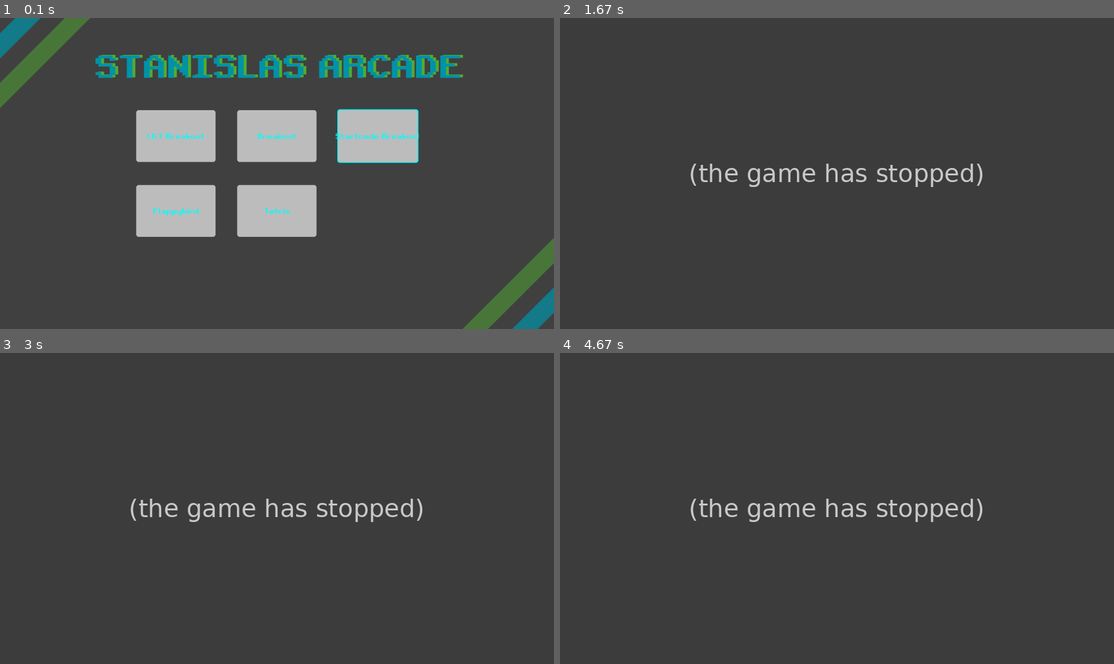
Above: before the commit, frames 1-4 (two rows, left to right).
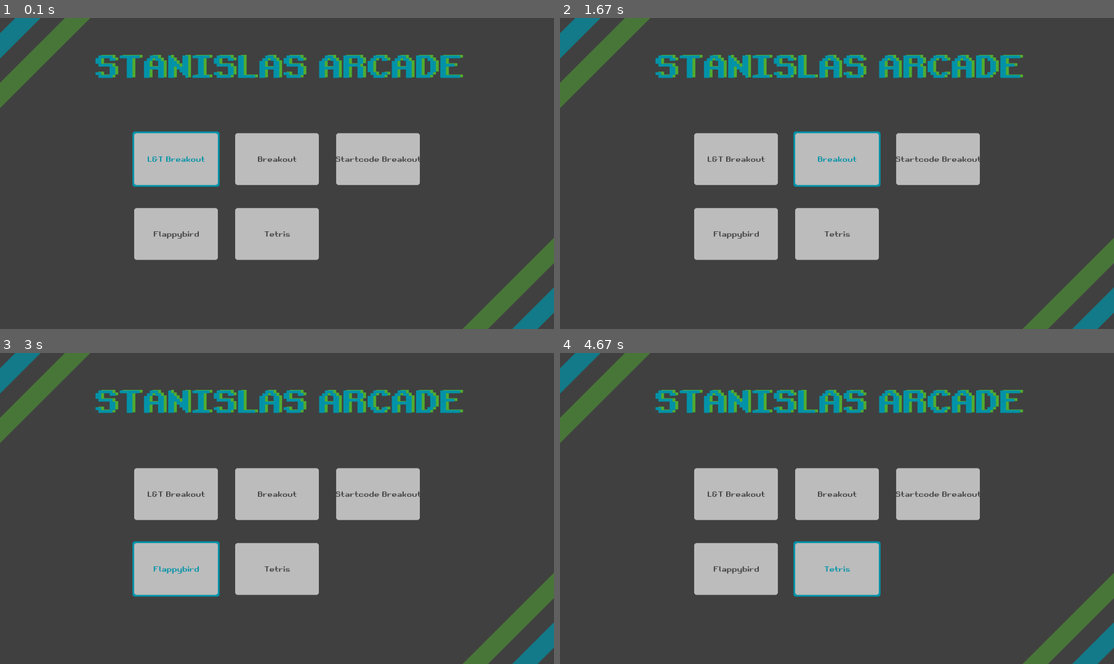
Above: after the commit, the same moments.

Repository: informaticascw/arcade
Game: pygame game, started from src/menu/main.py
The game is run twice, just before and just after one commit, with the same random seed, the same clock (stepped at 60 frames per second) and the same inputs.
Inputs:
- Up to frame 1 (0.1 s): no input
- Up to frame 2 (1.67 s): hold D 0.33-0.8 s; hold Q 0.83-1.13 s; hold W 0.83-1.13 s; hold W 1.17-1.47 s; hold D from 1.5 s (still down)
- Up to frame 3 (3 s): release D at 1.97 s; hold A 2-2.53 s; hold S 2.57-2.87 s; hold A from 2.9 s (still down)
- Up to frame 4 (4.67 s): release A at 3.3 s; hold W 3.33-3.7 s; hold D 3.73-4.37 s; hold S from 4.4 s (still down)

The runs differ from the first frame. In frame 1, 12% of the frame differs, in the area x 23-76%, y 29-78%; in frame 2, 19%; in frame 3, 19%, in the area x 0-100%, y 0-100%; in frame 4, 19%.
Error before the commit: ValueError: [3, 0] is not in list (Slide.py line 48); the game stopped at 0.33 s (later frames are placeholders)

Commit message:
fix game launch code and restricted hovering movement to not go out of bounds

Diff:
--- a/src/menu/components/Slide.py
+++ b/src/menu/components/Slide.py
@@ -1,5 +1,6 @@
 import pygame as pg
 
+from util.constants import Constants
 from components import ComponentCollection
 from components.gui import Button
 from components.effects import Outline
@@ -18,38 +19,38 @@
         self.components = ComponentCollection(
             buttons=[
                 Button(
-                rect=pg.Rect(game_positions[index][0] * 350 + 4, game_positions[index][1] * 260 + 4, 275, 180),
+                rect=pg.Rect(game_positions[index][0] * 350 + 6, game_positions[index][1] * 260 + 6, 290, 180),
                 borderRadius=8,
                 text=game.name,
                 background=pg.Color("gray"),
-                color=pg.Color("aqua"),
+                color=pg.Color(Constants.COLOR_DARK),
                 action=start_game,
                 args=[game.entrypoint],
                 hover=False,
-                outline=Outline(pg.Color("aqua"), 3)
+                outline=Outline(Constants.COLOR_PRIMARY, 6)
             ) for index, game in enumerate(batch)
             ]
         )
 
-        x, y, w, h = pg.Rect(game_positions[5][0] * 350, game_positions[5][1] * 260, 275, 180)
-        self.surface = pg.Surface((x+w + 8, y+h + 8))
+        x, y, w, h = pg.Rect(game_positions[5][0] * 350, game_positions[5][1] * 260, 290, 180)
+        self.surface = pg.Surface((x+w + 12, y+h + 12))
         self.surface.set_colorkey((0, 0, 0))
 
     def render(self, surface:pg.Surface):
         size = surface.get_size()
         self_size = self.surface.get_size()
 
-        surface.blit(self.surface, (size[0] / 2 - self_size[0] / 2, size[1] / 2 - self_size[1] / 2))
+        surface.blit(self.surface, (size[0] / 2 - self_size[0] / 2, size[1] / 2 - self_size[1] / 2 + 80))
 
     def update(self):
+        self.surface.fill((0, 0, 0))
+
         for btn in self.components.buttons:
             btn.hoverStatus = False
 
         ind = game_positions.index(self.menu.selection)
         self.components.buttons[ind].hoverStatus = True
 
-
         for btn in self.components.buttons:
-            print(btn.hoverStatus)
             btn.update()
             btn.draw(self.surface)
--- a/src/menu/components/gui/Button.py
+++ b/src/menu/components/gui/Button.py
@@ -23,6 +23,7 @@
         self.text = text
         self.background = background
         self.color = color
+        self.originalColor = color
         self.borderRadius = borderRadius
         self.action = action
         self.args = args
@@ -50,6 +51,9 @@
             pg.draw.rect(surface, self.background, self.rect, border_radius=self.borderRadius)
 
             if self.text:
+                if self.hoverStatus:
+                    self.color = Constants.COLOR_PRIMARY
+                else: self.color = self.originalColor
                 if isinstance(self.text, components.gui.Text):
                     self.text.draw(surface)
                 else:
--- a/src/menu/events/handler.py
+++ b/src/menu/events/handler.py
@@ -27,27 +27,52 @@
                     self.eventKeydown(event)
 
     def eventKeydown(self, event) -> None:
+        sel = self.menu.selection
+        slide = self.menu.slides[self.menu.slideIndex]
+
+        newSelection = list(self.menu.selection)
+
         match event.key:
             case pg.K_ESCAPE:
+                self.menu.running = False
                 data.save()
                 pg.quit()
             case pg.K_w:
-                print("W")
-                self.menu.selection[1] -= 1
+                newSelection[1] -= 1
             case pg.K_a:
-                print("A")
-                self.menu.selection[0] -= 1
+                newSelection[0] -= 1
             case pg.K_s:
-                print("S")
-                self.menu.selection[1] += 1
+                newSelection[1] += 1
             case pg.K_d:
-                print("D")
-                self.menu.selection[0] += 1
+                newSelection[0] += 1
             case pg.K_q:
-                sel = self.menu.selection
-                slide = self.menu.slides[self.menu.slideIndex]
+                index = game_positions.index(sel)
 
-                index = game_positions.index(sel)
-                print(index, slide.batch[index])
-                if slide.batch[index]:
-                    start_game(slide.batch[index].entrypoint)
+                try:
+                    slide.components.buttons[index].run()
+                except:
+                    pass
+
+
+        print(newSelection)
+        if newSelection in game_positions:
+            print(game_positions.index(newSelection), len(slide.batch))
+            if -1 < game_positions.index(newSelection) < len(slide.batch):
+                self.menu.selection = newSelection
+            else:
+                # Selection is out of bounds
+
+                if len(self.menu.slides) == 1:
+                    return
+
+                if newSelection[0] > self.menu.selection[0]:
+                    if self.menu.slideIndex + 1 > len(self.menu.slides) - 1:
+                        self.menu.slideIndex = 0
+                    else:
+                        self.slideIndex += 1
+
+                if newSelection[0] > self.menu.selection[0]:
+                    if self.menu.slideIndex - 1 < 0:
+                        self.menu.slideIndex = len(self.menu.slides)[-1]
+                    else:
+                        self.slideIndex -= 1
--- a/src/menu/main.py
+++ b/src/menu/main.py
@@ -24,7 +24,7 @@
 		self.running = True
 
 		self.slideIndex = 0
-		self.selection = [2, 0]
+		self.selection = [0, 0]
 
 		self.games = fetchGames()
 
@@ -46,14 +46,14 @@
 			self.render()
 
 			# Stop the cursor from rendering
-			# pg.mouse.set_visible(False)
+			pg.mouse.set_visible(False)
 
 			pg.display.update()
 			self.clock.tick(Constants.FPS)
 
 	def render(self):
 		# Clear the screen
-		self.screen.fill("black")
+		self.screen.fill((0, 0, 0))
 		self.screen.blit(self.background, (0, 0))
 		self.header.draw(self.screen)
 
--- a/src/util/constants.py
+++ b/src/util/constants.py
@@ -4,9 +4,9 @@
 class Constants:
     RESOLUTION:tuple = (1920, 1080)
     FPS:int = 100
-    # DISPLAY_MODE:int = pg.FULLSCREEN
+    DISPLAY_MODE:int = pg.FULLSCREEN
     # DISPLAY_MODE:int = pg.NOFRAME
-    DISPLAY_MODE:int = 0
+    # DISPLAY_MODE:int = 0
 
     FONT = None
     DEFAULT_FONT_SIZE = 16
